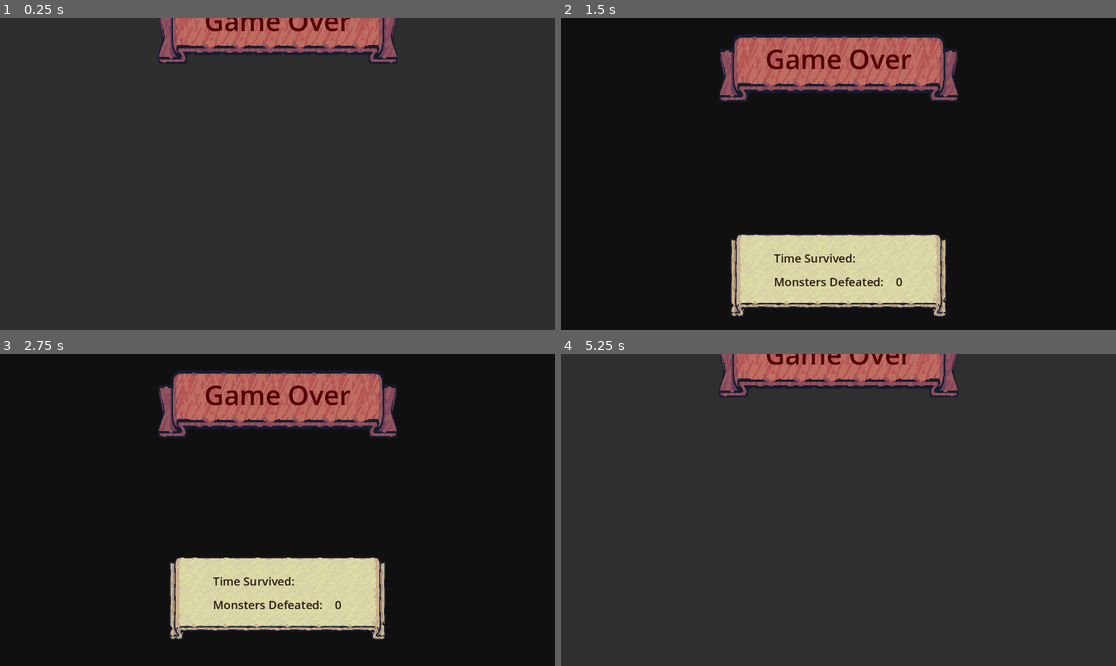
Above: before the commit, frames 1-4 (two rows, left to right).
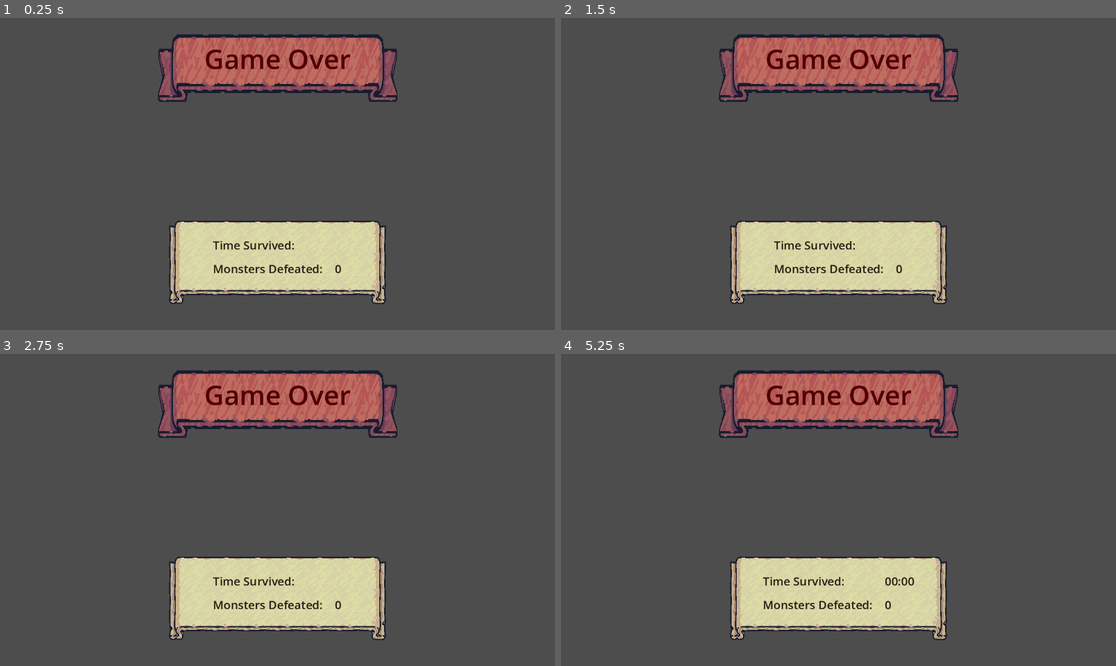
Above: after the commit, the same moments.

Repository: GracilianoOG/godot-dio-tiny-swords
Game: Godot game, scene res://ui/game_over_ui.tscn
Two runs of this game, one before a commit and one after it. Both use one fixed random seed, a clock stepped at 60 frames per second and the inputs below. This scene is started directly instead of the project's main scene.
Inputs (mouse positions are in pixels of both pictures, inside the frame that each line leads up to):
- Up to frame 1 (0.25 s): no input
- Up to frame 2 (1.5 s): move the mouse to (960, 158) at 0.52 s; hold D (move_right) 0.53-1.28 s; click (960, 158) at 0.6 s; move the mouse to (727, 189) at 1.27 s; hold S (move_down) from 1.28 s (still down); tap F (special) at 1.35 s
- Up to frame 3 (2.75 s): move the mouse to (333, 441) at 2.02 s; release S (move_down) at 2.03 s; hold D (move_right) from 2.03 s (still down); click (333, 441) at 2.1 s
- Up to frame 4 (5.25 s): tap Enter at 2.75, 4.25 s; move the mouse to (810, 572) at 2.77 s; release D (move_right) at 2.78 s; hold W (move_up) 2.78-3.53 s; tap F (special) at 2.85, 4.35 s; tap Space at 3.5, 5 s; move the mouse to (1005, 556) at 3.52 s; hold A (move_left) 3.53-5.03 s; click (1005, 556) at 3.6 s; move the mouse to (672, 463) at 4.27 s; move the mouse to (866, 510) at 5.02 s; hold S (move_down) from 5.03 s (still down); click (866, 510) at 5.1 s

The runs differ from the first frame. In frame 1, 98% of the frame differs, in the area x 0-100%, y 0-100%; in frame 2, 86%; in frame 3, 83%; in frame 4, 99%.

Commit message:
Remove game over animation layer

Diff:
--- a/ui/game_over_ui.tscn
+++ b/ui/game_over_ui.tscn
@@ -28,110 +28,17 @@
 font_size = 24
 font_color = Color(0.0705882, 0, 0, 0.894118)
 
-[sub_resource type="Animation" id="Animation_m03pm"]
-length = 0.001
-tracks/0/type = "value"
-tracks/0/imported = false
-tracks/0/enabled = true
-tracks/0/path = NodePath("Background:color")
-tracks/0/interp = 1
-tracks/0/loop_wrap = true
-tracks/0/keys = {
-"times": PackedFloat32Array(0),
-"transitions": PackedFloat32Array(1),
-"update": 0,
-"values": [Color(0, 0, 0, 0.447059)]
-}
-tracks/1/type = "value"
-tracks/1/imported = false
-tracks/1/enabled = true
-tracks/1/path = NodePath("TopPanel:position")
-tracks/1/interp = 1
-tracks/1/loop_wrap = true
-tracks/1/keys = {
-"times": PackedFloat32Array(0),
-"transitions": PackedFloat32Array(1),
-"update": 0,
-"values": [Vector2(325, 20)]
-}
-tracks/2/type = "value"
-tracks/2/imported = false
-tracks/2/enabled = true
-tracks/2/path = NodePath("BottomPanel:position")
-tracks/2/interp = 1
-tracks/2/loop_wrap = true
-tracks/2/keys = {
-"times": PackedFloat32Array(0),
-"transitions": PackedFloat32Array(1),
-"update": 0,
-"values": [Vector2(350, 421)]
-}
-
-[sub_resource type="Animation" id="Animation_xo0kn"]
-resource_name = "default"
-length = 2.0
-tracks/0/type = "value"
-tracks/0/imported = false
-tracks/0/enabled = true
-tracks/0/path = NodePath("Background:color")
-tracks/0/interp = 1
-tracks/0/loop_wrap = true
-tracks/0/keys = {
-"times": PackedFloat32Array(0, 1),
-"transitions": PackedFloat32Array(0.4, 1),
-"update": 0,
-"values": [Color(0, 0, 0, 0), Color(0, 0, 0, 0.784314)]
-}
-tracks/1/type = "value"
-tracks/1/imported = false
-tracks/1/enabled = true
-tracks/1/path = NodePath("TopPanel:position")
-tracks/1/interp = 1
-tracks/1/loop_wrap = true
-tracks/1/keys = {
-"times": PackedFloat32Array(0, 1),
-"transitions": PackedFloat32Array(0.329877, 1),
-"update": 0,
-"values": [Vector2(325, -155), Vector2(325, 34)]
-}
-tracks/2/type = "value"
-tracks/2/imported = false
-tracks/2/enabled = true
-tracks/2/path = NodePath("BottomPanel:position")
-tracks/2/interp = 1
-tracks/2/loop_wrap = true
-tracks/2/keys = {
-"times": PackedFloat32Array(0.7, 2),
-"transitions": PackedFloat32Array(0.435275, 1),
-"update": 0,
-"values": [Vector2(350, 665), Vector2(350, 421)]
-}
-
-[sub_resource type="AnimationLibrary" id="AnimationLibrary_1p1h4"]
-_data = {
-"RESET": SubResource("Animation_m03pm"),
-"default": SubResource("Animation_xo0kn")
-}
-
 [node name="GameOverUI" type="CanvasLayer"]
 script = ExtResource("1_arolu")
-
-[node name="Background" type="ColorRect" parent="."]
-anchors_preset = 15
-anchor_right = 1.0
-anchor_bottom = 1.0
-grow_horizontal = 2
-grow_vertical = 2
-color = Color(0, 0, 0, 0.447059)
 
 [node name="TopPanel" type="Panel" parent="."]
 anchors_preset = 5
 anchor_left = 0.5
 anchor_right = 0.5
-offset_left = 325.0
-offset_top = 20.0
-offset_right = 828.0
-offset_bottom = 167.0
+offset_left = -251.0
+offset_top = 34.0
+offset_right = 252.0
+offset_bottom = 181.0
 grow_horizontal = 2
 theme_override_styles/panel = SubResource("StyleBoxTexture_wvrv6")
 
@@ -154,10 +61,10 @@
 anchor_top = 1.0
 anchor_right = 0.5
 anchor_bottom = 1.0
-offset_left = 350.0
-offset_top = 421.0
-offset_right = 802.0
-offset_bottom = 600.002
+offset_left = -226.0
+offset_top = -227.0
+offset_right = 226.0
+offset_bottom = -47.998
 grow_horizontal = 2
 grow_vertical = 0
 theme_override_styles/panel = SubResource("StyleBoxTexture_e6171")
@@ -203,9 +110,3 @@
 layout_mode = 2
 text = "999"
 label_settings = SubResource("LabelSettings_nng2c")
-
-[node name="AnimationPlayer" type="AnimationPlayer" parent="."]
-libraries = {
-"": SubResource("AnimationLibrary_1p1h4")
-}
-autoplay = "default"
Not shown: 1 places in ui/game_over_ui.tscn that only renumber resources
